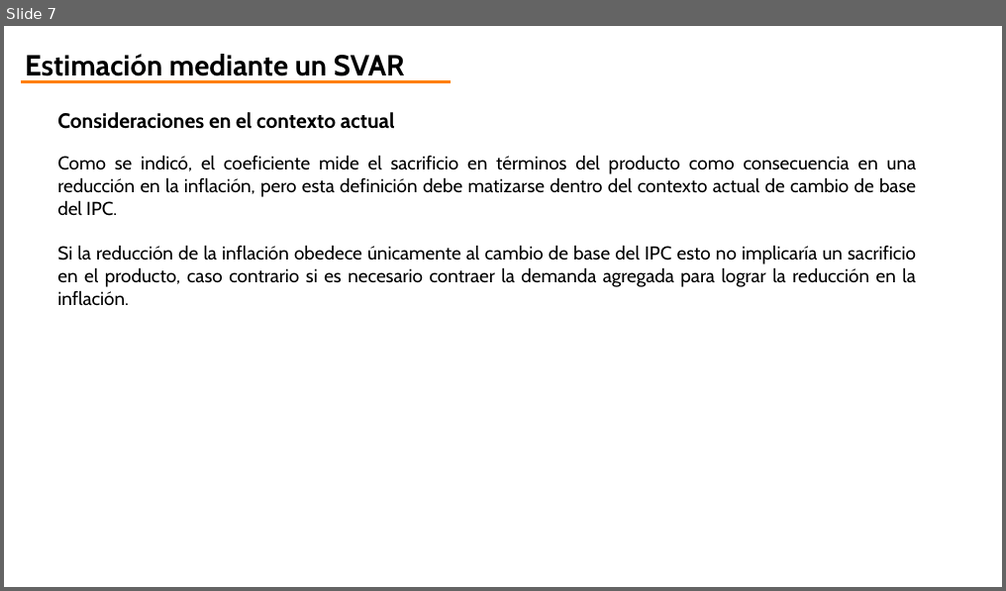
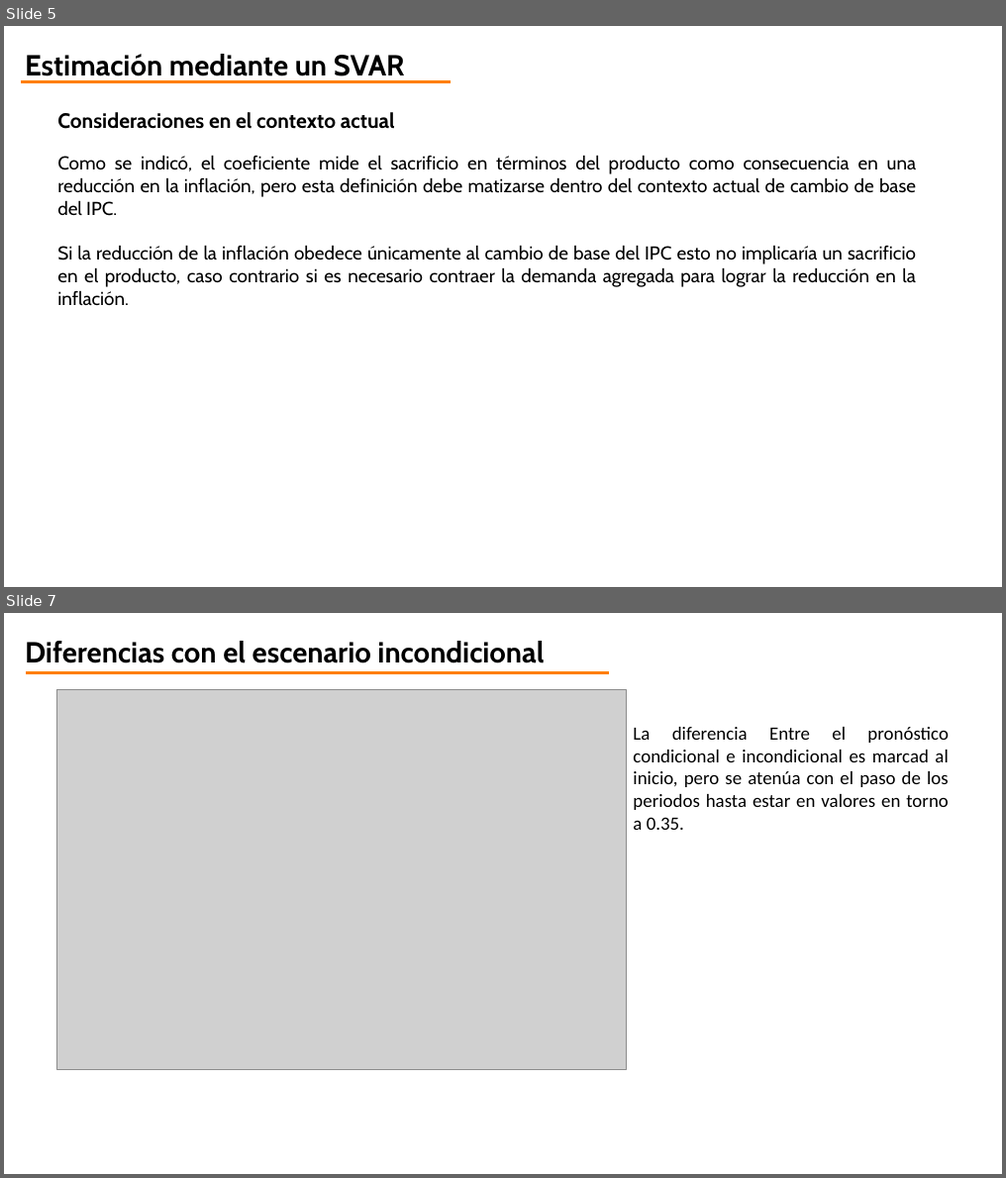
Before and after one commit to jorgeorenos/VAR_estimation, a slide deck: doc/Coeficiente de sacrificio.pptx. Shown one above the other, each under a label of ours: slide 7 before the commit, slides 5 and 7 after it; the slides between them are not shown. The pictures are 1006x591 and 1006x1178 pixels, drawn with LibreOffice and Linux fonts; fonts in the diff are those of the drawing; grey boxes stand for pictures; background and template pictures are left out. Boxes give left, top, right and bottom in pixels: in the first picture for what was removed or moved away, otherwise in the second. Text is boxed around its words. In the diff, an @@ line names an element or a change of style, - is before the commit and + after.

```diff
--- a/doc/Coeficiente de sacrificio.pptx
+++ b/doc/Coeficiente de sacrificio.pptx
@@ slide 7 added at [4, 613, 1002, 1174], background picture (left out) @@
@@ text added at [25, 641, 544, 663], 28 pt, text #000000, bold @@
+Diferencias con el escenario incondicional
@@ line added from (26, 672) to (610, 672), #FF7F00 3 pt @@
@@ picture added at [56, 690, 626, 1069] @@
@@ text added at [633, 727, 948, 830], 18 pt, text #000000 @@
+La diferencia Entre el pronóstico condicional e incondicional es marcad al inicio, pero se atenúa con el paso de los periodos hasta estar en valores en torno a 0.35.
@@ what was slide 7 is now slide 5 @@
```
Also in this commit, not shown: 1 slide changed, 2 other slides added, 2 slides removed, 8 other files.
